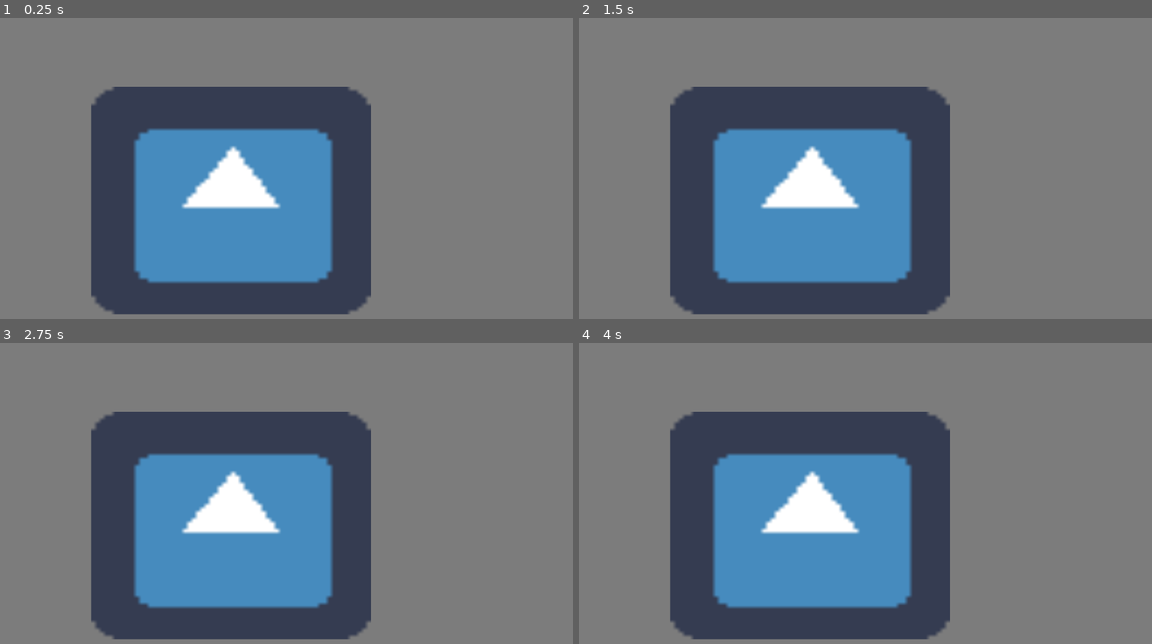
Above: before the commit, frames 1-4 (two rows, left to right).
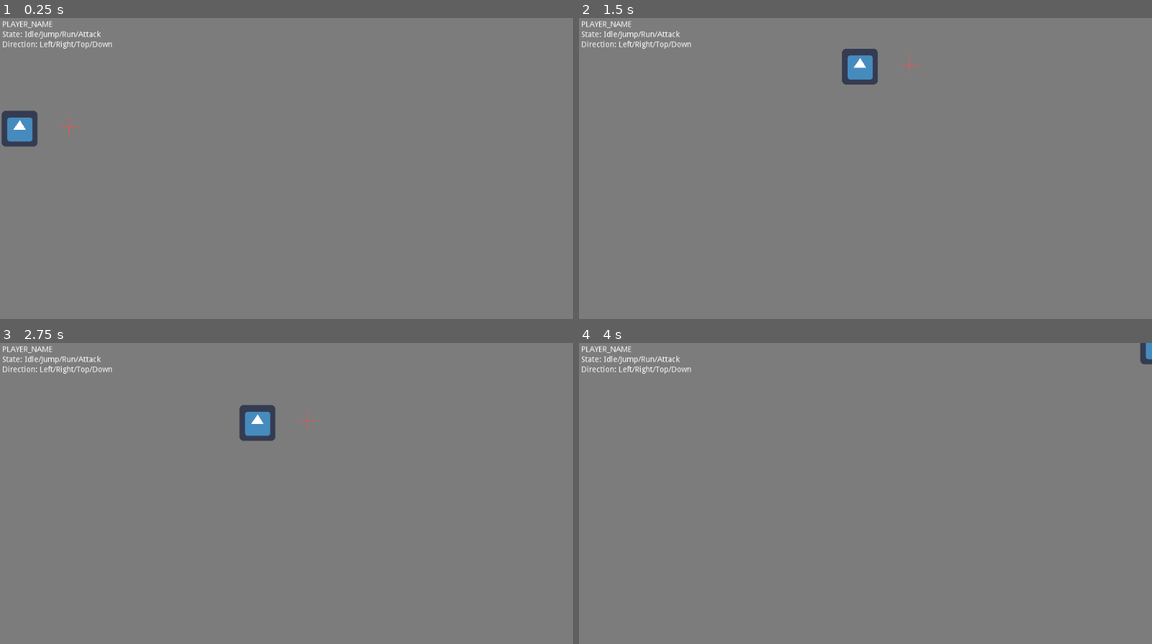
Above: after the commit, the same moments.

Repository: marjan3/godot-sweets
Game: Godot game, scene res://Main.tscn
The game is run twice, just before and just after one commit, with the same random seed, the same clock (stepped at 60 frames per second) and the same inputs. Before the commit the project starts from res://Node2D.tscn. The engine's default icon, where the game draws it, is replaced by a stand-in: a white triangle on a blue panel in a dark square.
Inputs:
- Up to frame 1 (0.25 s): no input
- Up to frame 2 (1.5 s): hold Right (ui_right) from 0.53 s (still down); tap Up (ui_up) at 0.6, 0.77, 1.07, 1.35 s
- Up to frame 3 (2.75 s): tap Up (ui_up) at 1.52, 1.82, 2.1 s; release Right (ui_right) at 2.03 s; hold Left (ui_left) from 2.03 s (still down)
- Up to frame 4 (4 s): release Left (ui_left) at 2.78 s; hold Right (ui_right) from 2.78 s (still down); tap Up (ui_up) at 2.85, 3.02, 3.32, 3.6, 3.77 s

The runs differ from the first frame. In frame 1, 38% of the frame differs, in the area x 0-65%, y 0-99%; in frame 2, 38%; in frame 3, 37%; in frame 4, 37%.

Commit message:
add state machine pattern

Diff:
--- /dev/null
+++ b/Events.gd
@@ -0,0 +1,10 @@
+extends Node
+
+signal player_run_entered;
+signal player_run_exited;
+signal player_jump_entered;
+signal player_jump_exited;
+signal player_idle_entered;
+signal player_idle_exited;
+signal player_attack_entered;
+signal player_attack_exited;
--- /dev/null
+++ b/Main.tscn
@@ -0,0 +1,70 @@
+[gd_scene load_steps=5 format=2]
+
+[ext_resource path="res://printing-to-console/PrintToConsole.gd" type="Script" id=1]
+[ext_resource path="res://player/Player.tscn" type="PackedScene" id=2]
+[ext_resource path="res://Events.gd" type="Script" id=3]
+
+[sub_resource type="RectangleShape2D" id=1]
+extents = Vector2( 515, 10 )
+
+[node name="Root" type="Node2D"]
+
+[node name="Child" type="Node2D" parent="."]
+position = Vector2( -13, 19 )
+
+[node name="PrintToConsole" type="Node" parent="Child"]
+script = ExtResource( 1 )
+
+[node name="UI" type="VBoxContainer" parent="."]
+margin_left = 4.0
+margin_top = 5.0
+margin_right = 201.0
+margin_bottom = 55.0
+grow_horizontal = 0
+__meta__ = {
+"_edit_use_anchors_": false
+}
+
+[node name="NameText" type="Label" parent="UI"]
+margin_right = 197.0
+margin_bottom = 14.0
+text = "PLAYER_NAME"
+valign = 1
+uppercase = true
+__meta__ = {
+"_edit_lock_": true,
+"_edit_use_anchors_": false
+}
+
+[node name="StateText" type="Label" parent="UI"]
+margin_top = 18.0
+margin_right = 197.0
+margin_bottom = 32.0
+text = "State: Idle/Jump/Run/Attack"
+valign = 1
+__meta__ = {
+"_edit_lock_": true,
+"_edit_use_anchors_": false
+}
+
+[node name="DirectionText" type="Label" parent="UI"]
+margin_top = 36.0
+margin_right = 197.0
+margin_bottom = 50.0
+text = "Direction: Left/Right/Top/Down"
+__meta__ = {
+"_edit_lock_": true,
+"_edit_use_anchors_": false
+}
+
+[node name="Player" parent="." instance=ExtResource( 2 )]
+
+[node name="Ground" type="StaticBody2D" parent="."]
+position = Vector2( 4, 144 )
+
+[node name="CollisionShape2D" type="CollisionShape2D" parent="Ground"]
+position = Vector2( 510, 96 )
+shape = SubResource( 1 )
+
+[node name="Events" type="Node" parent="."]
+script = ExtResource( 3 )
--- a/Node2D.tscn
+++ /dev/null
@@ -1,14 +0,0 @@
-[gd_scene load_steps=3 format=2]
-
-[ext_resource path="res://icon.png" type="Texture" id=1]
-[ext_resource path="res://printing_to_console.gd" type="Script" id=2]
-
-[node name="Root" type="Node2D"]
-
-[node name="Child" type="Node2D" parent="."]
-
-[node name="PrintToConsole" type="Sprite" parent="Child"]
-position = Vector2( 413, 326.5 )
-scale = Vector2( 7.8125, 6.35938 )
-texture = ExtResource( 1 )
-script = ExtResource( 2 )
--- a/default_env.tres
+++ b/default_env.tres
@@ -5,3 +5,5 @@
 [resource]
 background_mode = 2
 background_sky = SubResource( 1 )
+fog_color = Color( 0.0666667, 0.133333, 0.203922, 1 )
+fog_sun_color = Color( 0.270588, 0.235294, 0.160784, 1 )
--- /dev/null
+++ b/player/AirState.gd
@@ -0,0 +1,24 @@
+class_name AirState
+extends PlayerState
+
+
+func enter(msg := {}):
+	if msg.has("do_jump"):
+		player.velocity.y = -player.jump_impulse
+
+func physics_update(delta: float):
+
+	var input_dir_x: float = (
+		Input.get_action_strength("ui_right")
+		-
+		Input.get_action_strength("ui_left")
+	)
+	player.velocity.x = player.speed * input_dir_x
+	player.velocity.y += player.gravity * delta
+	player.velocity = player.move_and_slide(player.velocity, Vector2.UP)
+
+	if player.is_on_floor():
+		if is_equal_approx(player.velocity.x, 0.0):
+			state_machine.transition_to("Idle")
+		else:
+			state_machine.transition_to("Run")
--- /dev/null
+++ b/player/IdleState.gd
@@ -0,0 +1,15 @@
+class_name IdleState extends PlayerState
+
+
+func enter(msg := {}) -> void:
+	player.velocity = Vector2.ZERO
+
+func update(delta: float) -> void:
+	if not player.is_on_floor():
+		state_machine.transition_to("Air")
+		return
+
+	if Input.is_action_just_pressed("ui_up"):
+		state_machine.transition_to("Air", {do_jumpt = true})
+	elif Input.is_action_pressed("ui_left") or Input.is_action_pressed("ui_right"):
+		state_machine.transition_to("Run")
--- /dev/null
+++ b/player/Player.gd
@@ -0,0 +1,19 @@
+class_name Player extends KinematicBody2D
+
+onready var sm: StateMachine = $StateMachine
+
+# Horizontal speed in pixels per second.
+export var speed := 500.0
+# Vertical acceleration in pixel per second squared.
+export var gravity := 3500.0
+# Vertical speed applied when jumping.
+export var jump_impulse := 1200.0
+
+var velocity: Vector2
+
+func _ready():
+	sm.connect("transitioned", self, "_on_StateMachine_transtioned")
+
+func _on_StateMachine_transtioned(name: String) -> void:
+	# TODO: emit signal to UI
+	pass
--- /dev/null
+++ b/player/Player.tscn
@@ -0,0 +1,54 @@
+[gd_scene load_steps=7 format=2]
+
+[ext_resource path="res://player/RunState.gd" type="Script" id=1]
+[ext_resource path="res://player/Player.gd" type="Script" id=2]
+[ext_resource path="res://player/IdleState.gd" type="Script" id=3]
+[ext_resource path="res://state-machine/StateMachine.gd" type="Script" id=4]
+[ext_resource path="res://player/AirState.gd" type="Script" id=5]
+[ext_resource path="res://icon.png" type="Texture" id=6]
+
+[node name="Player" type="KinematicBody2D"]
+position = Vector2( 35, 96 )
+script = ExtResource( 2 )
+
+[node name="CollisionPolygon2D" type="CollisionPolygon2D" parent="."]
+polygon = PoolVector2Array( -29.6345, -26.4911, -25.1345, -30.4911, 24.8655, -29.9911, 29.3655, -25.4911, 29.8655, 24.5089, 25.8655, 29.5089, -24.6345, 30.0089, -30.1345, 25.0089 )
+__meta__ = {
+"_edit_lock_": true
+}
+
+[node name="Texture" type="Sprite" parent="."]
+texture = ExtResource( 6 )
+__meta__ = {
+"_edit_lock_": true
+}
+
+[node name="LookDirection" type="Position2D" parent="."]
+position = Vector2( 89, -4 )
+__meta__ = {
+"_edit_group_": true
+}
+
+[node name="XAxis" type="Line2D" parent="LookDirection"]
+points = PoolVector2Array( -16, 0, 18, 0 )
+width = 1.0
+default_color = Color( 1, 0.298039, 0.298039, 1 )
+
+[node name="YAxis" type="Line2D" parent="LookDirection"]
+rotation = -1.57079
+points = PoolVector2Array( -16, 0, 18, 0 )
+width = 1.0
+default_color = Color( 1, 0.307985, 0.307985, 1 )
+
+[node name="StateMachine" type="Node" parent="."]
+script = ExtResource( 4 )
+initial_state = NodePath("Idle")
+
+[node name="Idle" type="Node" parent="StateMachine"]
+script = ExtResource( 3 )
+
+[node name="Air" type="Node" parent="StateMachine"]
+script = ExtResource( 5 )
+
+[node name="Run" type="Node" parent="StateMachine"]
+script = ExtResource( 1 )
--- /dev/null
+++ b/player/PlayerState.gd
@@ -0,0 +1,8 @@
+class_name PlayerState extends State
+
+onready var player: Player
+
+func _ready():
+	yield(owner, "ready")
+	player = owner as Player
+	assert(player != null)
--- /dev/null
+++ b/player/RunState.gd
@@ -0,0 +1,20 @@
+class_name RunState
+extends PlayerState
+
+
+func physics_update(delta: float) -> void:
+	if not player.is_on_floor():
+		state_machine.transition_to("Air")
+		return
+
+	var input_dir_x : float = Input.get_action_strength("ui_right")
+	- Input.get_action_strength("ui_left")
+
+	player.velocity.x = player.speed * input_dir_x
+	player.velocity.y += player.gravity * delta
+	player.velocity = player.move_and_slide(player.velocity, Vector2.UP)
+
+	if Input.is_action_just_pressed("ui_up"):
+		state_machine.transition_to("Air", {do_jump = true})
+	elif is_equal_approx(input_dir_x, 0.0):
+		state_machine.transition_to("Idle")
--- a/printing_to_console.gd
+++ b/printing-to-console/PrintToConsole.gd
@@ -1,4 +1,4 @@
-extends Sprite
+class_name PrintToConsole extends Node
 
 
 # Declare member variables here. Examples:
@@ -17,7 +17,7 @@
 	var b: int = 30;
 	print_debug(a) 			# 20 At: res://icon.gd:13:_ready()
 	print(a) 				# 20
-	print_tree_pretty()  	# ┖╴icon
+	print_tree_pretty()  	# ┖╴PrintToConsole
 	print_stack() 			# Frame 0 - res://icon.gd:16 in function '_ready'
 	print_stray_nodes() 	#
 	printerr(a) 			#  20 (in red color)
--- a/project.godot
+++ b/project.godot
@@ -8,15 +8,68 @@
 
 config_version=4
 
+_global_script_classes=[ {
+"base": "PlayerState",
+"class": "AirState",
+"language": "GDScript",
+"path": "res://player/AirState.gd"
+}, {
+"base": "PlayerState",
+"class": "IdleState",
+"language": "GDScript",
+"path": "res://player/IdleState.gd"
+}, {
+"base": "KinematicBody2D",
+"class": "Player",
+"language": "GDScript",
+"path": "res://player/Player.gd"
+}, {
+"base": "State",
+"class": "PlayerState",
+"language": "GDScript",
+"path": "res://player/PlayerState.gd"
+}, {
+"base": "Reference",
+"class": "PrintToConsole",
+"language": "GDScript",
+"path": "res://printing-to-console/PrintToConsole.gd"
+}, {
+"base": "PlayerState",
+"class": "RunState",
+"language": "GDScript",
+"path": "res://player/RunState.gd"
+}, {
+"base": "Node",
+"class": "State",
+"language": "GDScript",
+"path": "res://state-machine/State.gd"
+}, {
+"base": "Node",
+"class": "StateMachine",
+"language": "GDScript",
+"path": "res://state-machine/StateMachine.gd"
+} ]
+_global_script_class_icons={
+"AirState": "",
+"IdleState": "",
+"Player": "",
+"PlayerState": "",
+"PrintToConsole": "",
+"RunState": "",
+"State": "",
+"StateMachine": ""
+}
+
 [application]
 
-config/name="printing-to-console"
-run/main_scene="res://Node2D.tscn"
+config/name="godot-sweets"
+run/main_scene="res://Main.tscn"
 config/icon="res://icon.png"
 
 [autoload]
 
-Icon="*res://printing_to_console.gd"
+Icon="*res://printing-to-console/PrintToConsole.gd"
+Events="*res://Events.gd"
 
 [physics]
 
--- /dev/null
+++ b/state-machine/State.gd
@@ -0,0 +1,22 @@
+class_name State extends Node
+
+# Reference to the state machine, to call its `transition_to()` method directly.
+# That's one unorthodox detail of our state implementation, as it adds a dependency between the
+# state and the state machine objects, but we found it to be most efficient for our needs.
+# The state machine node will set it.
+var state_machine: StateMachine = null
+
+func handle_input(event: InputEvent) -> void:
+	pass
+
+func update(delta: float) -> void:
+	pass
+
+func physics_update(delta: float) -> void:
+	pass
+
+func enter(msg := {}) -> void:
+	pass
+
+func exit() -> void:
+	pass
--- /dev/null
+++ b/state-machine/StateMachine.gd
@@ -0,0 +1,30 @@
+class_name StateMachine extends Node
+
+signal transitioned(state_name)
+export var initial_state := NodePath()
+
+onready var state := get_node(initial_state)
+
+func _ready():
+	yield(owner, "ready")
+	for child in get_children():
+		child.state_machine = self
+	state.enter()
+
+func _unhandled_input(event: InputEvent) -> void:
+	state.handle_input(event)
+
+func _process(delta: float) -> void:
+	state.update(delta)
+
+func _physics_process(delta: float) -> void:
+	state.physics_update(delta)
+
+func transition_to(target_state_name: String, msg: Dictionary = {}) -> void:
+	if not has_node(target_state_name):
+		return
+
+	state.exit()
+	state = get_node(target_state_name)
+	state.enter(msg)
+	emit_signal("transitioned", state.name)
